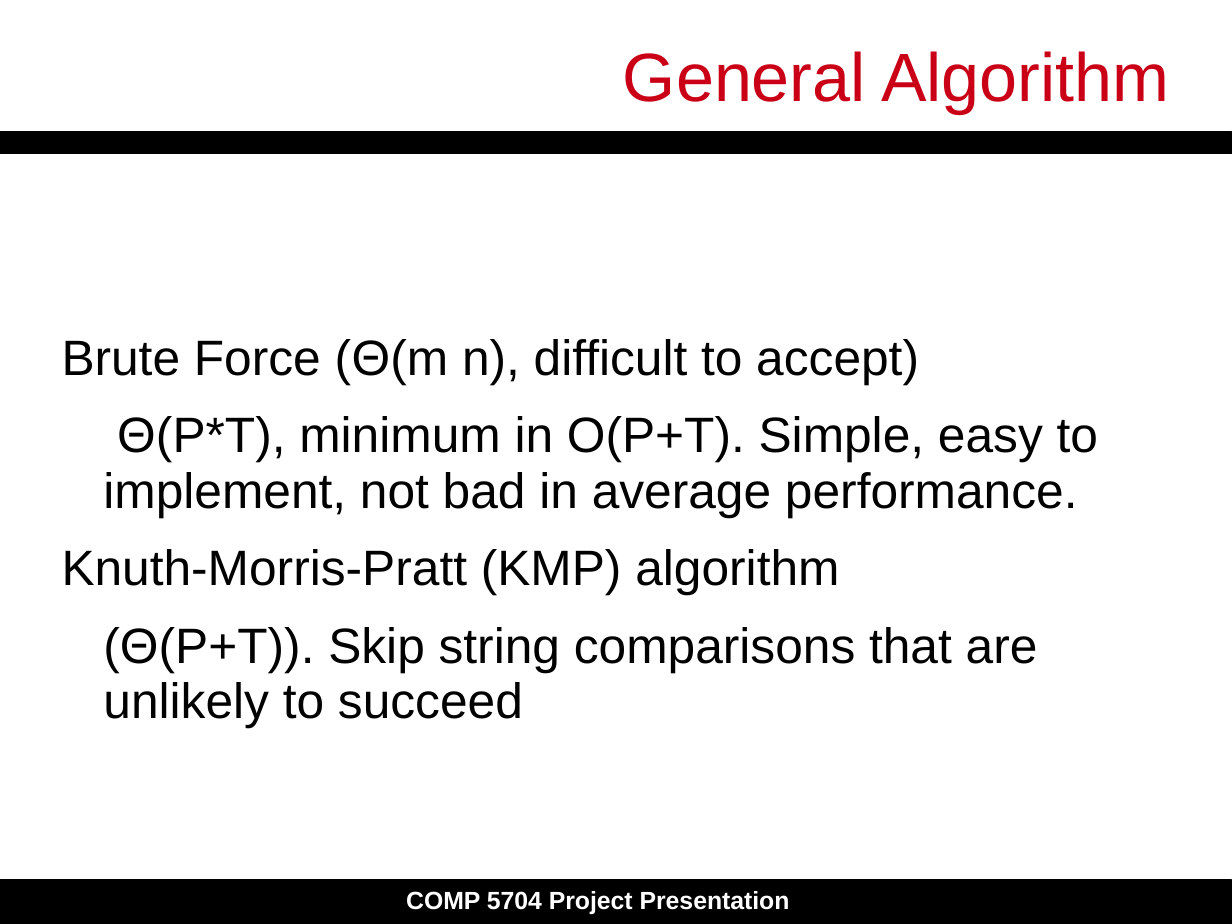
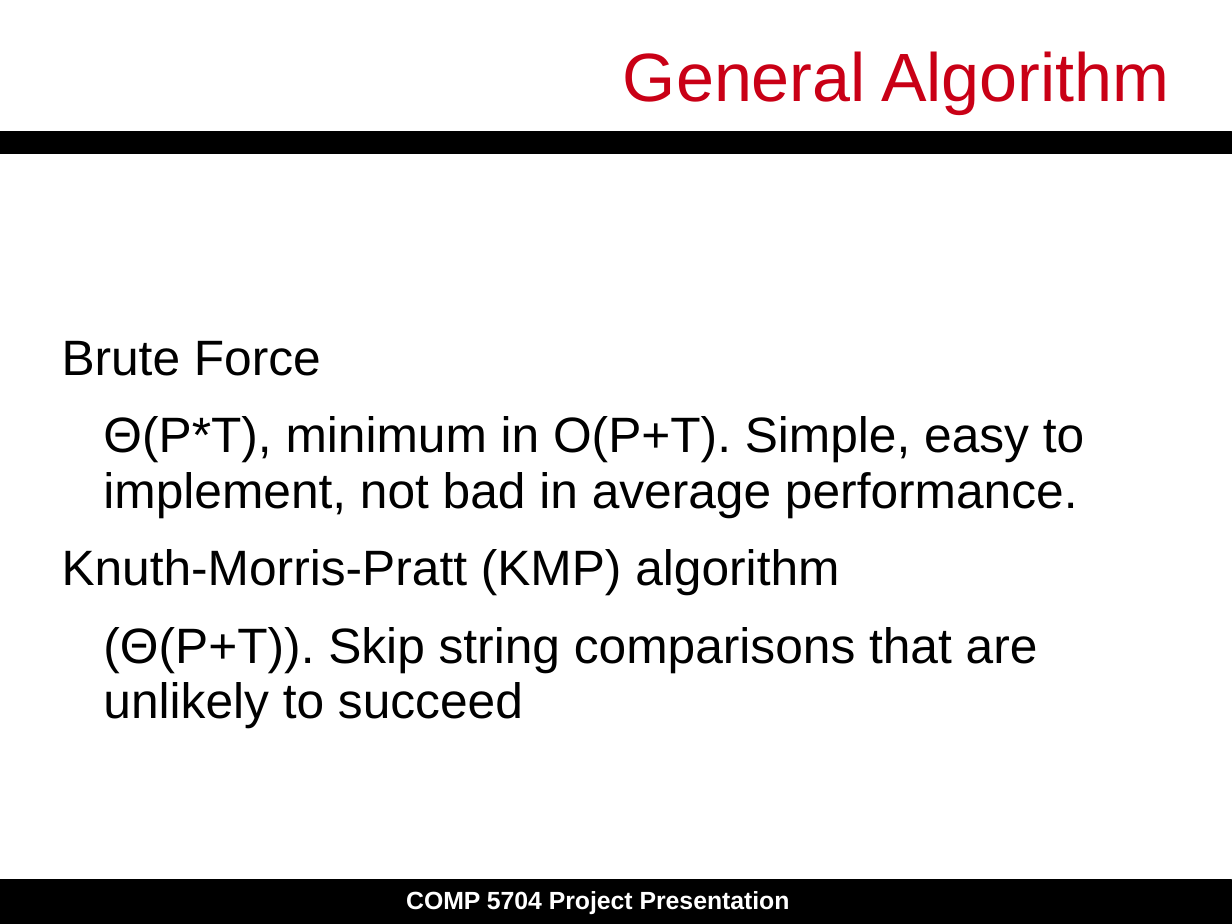
Before and after one commit to dengyull/COMP5704-project, a slide deck: slide 10 of Final_Presentation.pptx. Drawn at 1232x924 pixels with LibreOffice and Linux fonts; fonts in the diff are those of the drawing. Boxes give left, top, right and bottom in pixels: in the first picture for what was removed or moved away, otherwise in the second. Text is boxed around its words. In the diff, an @@ line names an element or a change of style, - is before the commit and + after.

```diff
--- a/Final_Presentation.pptx
+++ b/Final_Presentation.pptx
@@ subtitle at (62, 340, 321, 376): text changed @@
-Brute Force (Θ(m n), difficult to accept)
+Brute Force
```
Also in this commit, not shown: 8 other slides changed.
